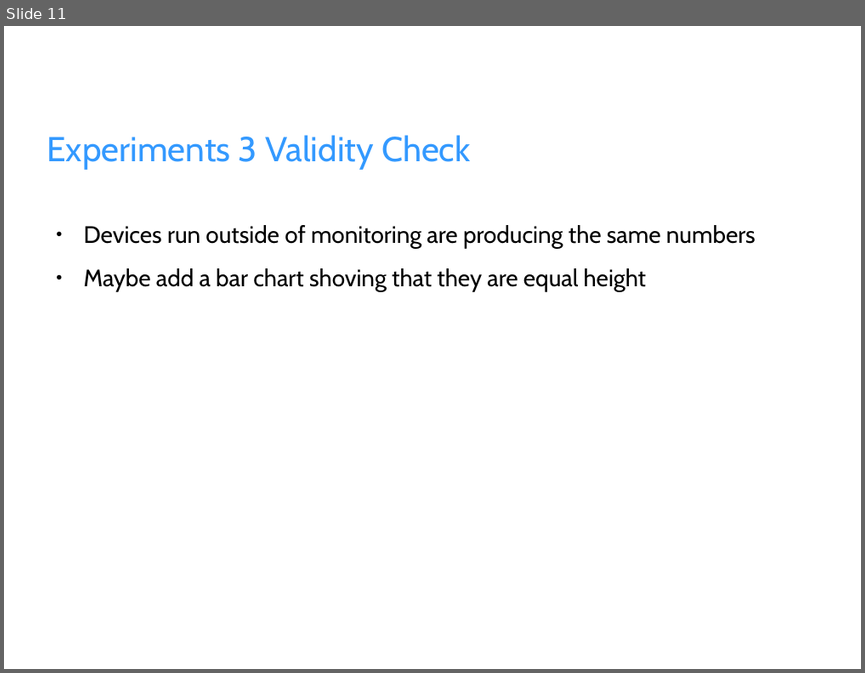
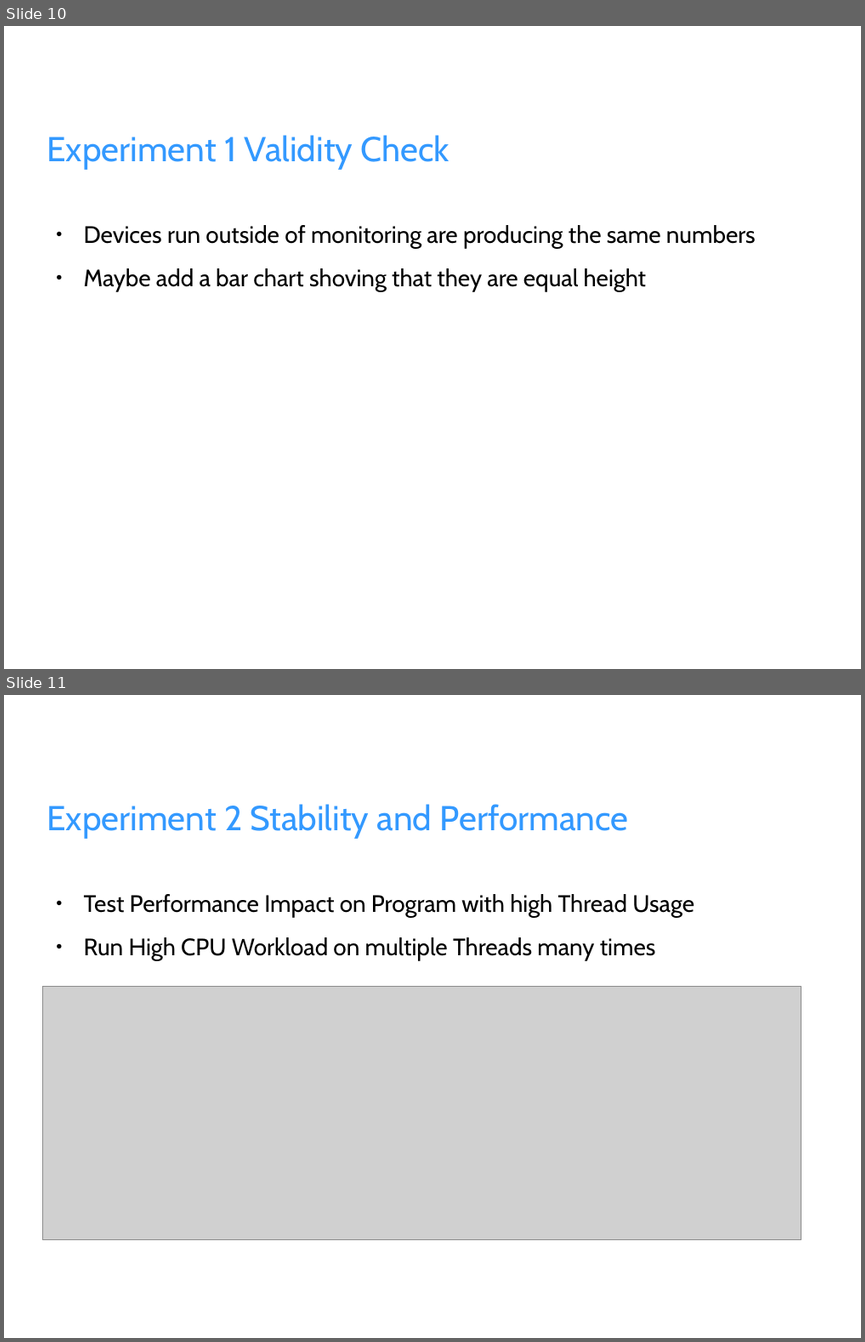
Before and after one commit to fhilprec/HardwareMonitoring, a slide deck: ProjectPresentation.odp. Shown one above the other, each under a label of ours: slide 11 before the commit, slides 10 and 11 after it. The pictures are 865x673 and 865x1342 pixels, drawn with LibreOffice and Linux fonts; fonts in the diff are those of the drawing; grey boxes stand for pictures; background and template pictures are left out. Boxes give left, top, right and bottom in pixels: in the first picture for what was removed or moved away, otherwise in the second. Text is boxed around its words. In the diff, an @@ line names an element or a change of style, - is before the commit and + after.

```diff
--- a/ProjectPresentation.odp
+++ b/ProjectPresentation.odp
@@ slide 11 added at [4,695,861,1338], background picture (left out) @@
@@ title added at [46,804,628,839], 32 pt, text #3399FF @@
+Experiment 2 Stability and Performance
@@ text added at [84,894,694,961], 22 pt, text #000000 @@
+● Test Performance Impact on Program with high Thread Usage
+● Run High CPU Workload on multiple Threads many times
@@ picture added at [43,987,801,1239] @@
@@ what was slide 11 is now slide 10 @@
@@ slide 10 changed as well @@
@@ title at [46,135,449,170]: text changed @@
-Experiments 3 Validity Check
+Experiment 1 Validity Check
```
Also in this commit, not shown: 6 other slides changed, 7 other slides added, 7 slides removed.
